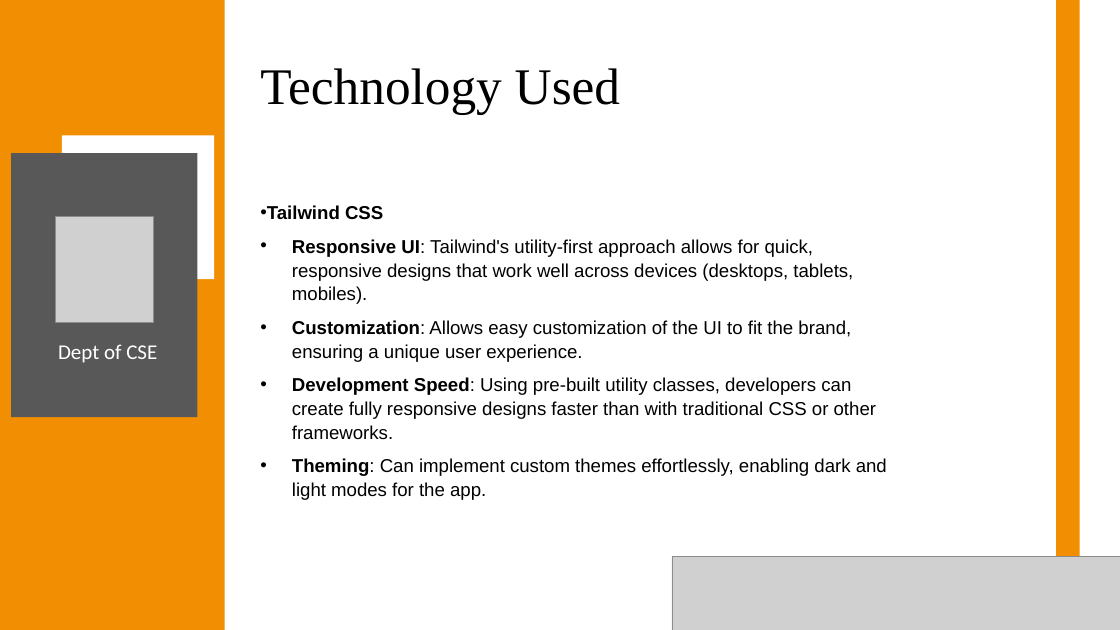
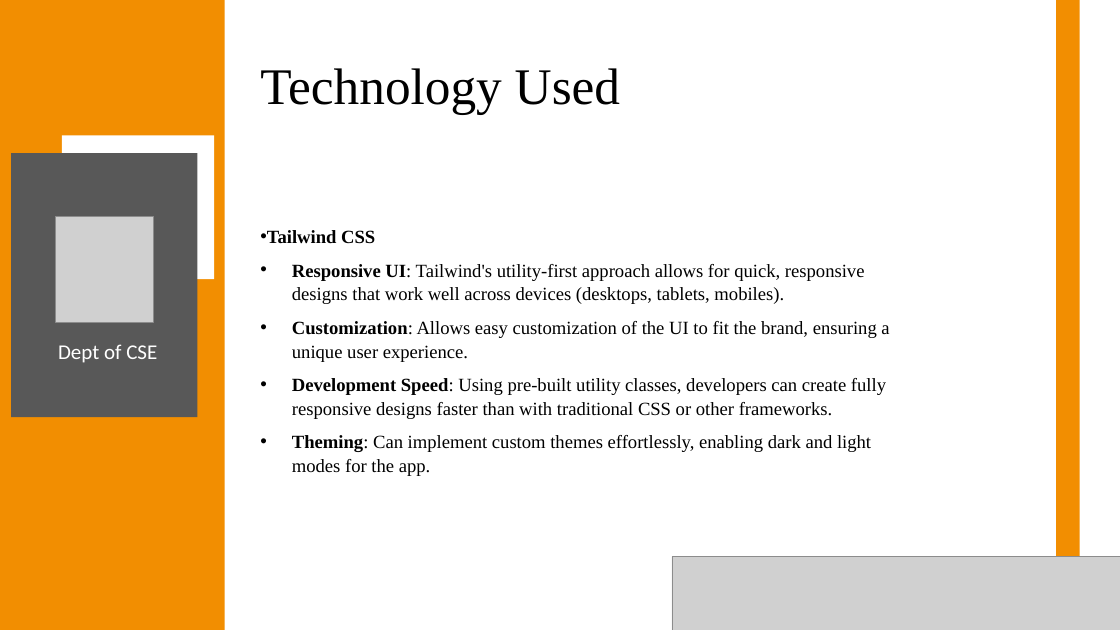
Before and after one commit to Anish202020/7th-Semester, a slide deck: slide 12 of Report & PPT/Project Work/Ppt/Callify Synopsis.pptx (slide 11 before the commit). Drawn at 1120x630 pixels with LibreOffice and Linux fonts; fonts in the diff are those of the drawing; grey boxes stand for pictures. Boxes give left, top, right and bottom in pixels: in the first picture for what was removed or moved away, otherwise in the second. Text is boxed around its words. In the diff, an @@ line names an element or a change of style, - is before the commit and + after.

```diff
--- a/Report & PPT/Project Work/Ppt/Callify Synopsis.pptx
+++ b/Report & PPT/Project Work/Ppt/Callify Synopsis.pptx
@@ text "Tailwind CSS": place and size @@
-text "Tailwind CSS" at [267,205,887,500]
+text "Tailwind CSS" at [267,230,889,476]
@@ text "Tailwind CSS" at [267,230,889,476]: font Arial to Times New Roman @@
```
Also in this commit, not shown: 6 other slides changed, 1 slide added, 3 other files.
